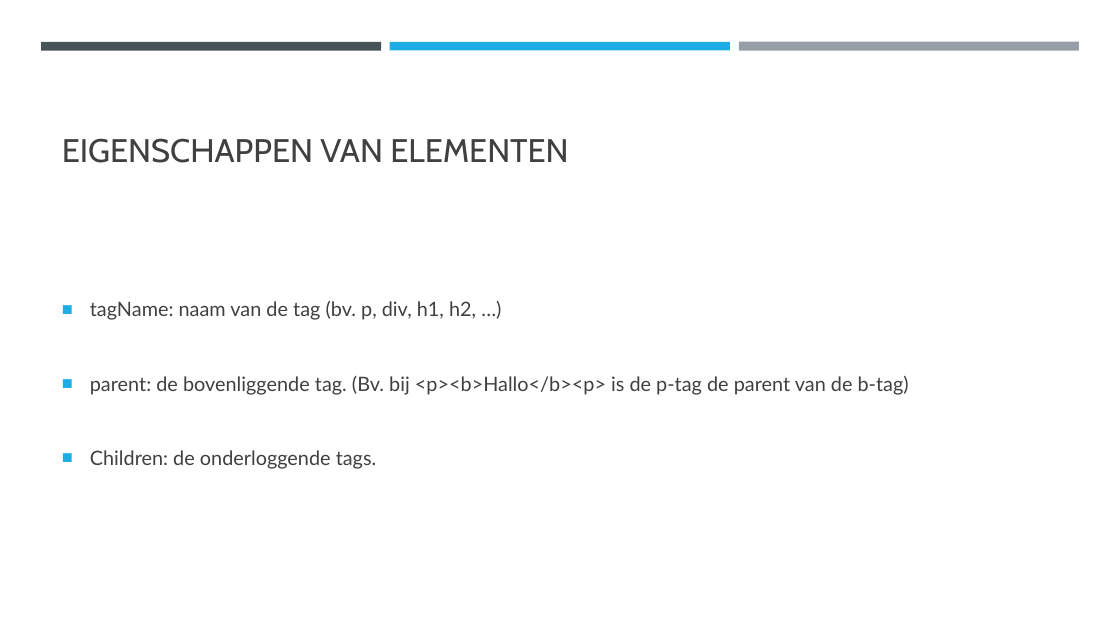
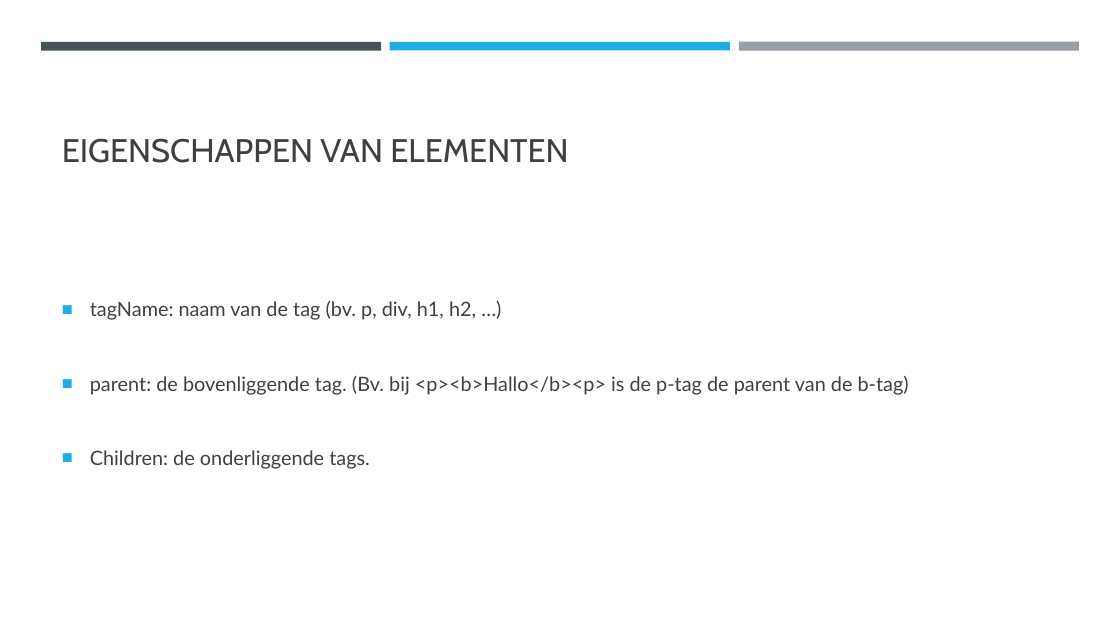
Before and after one commit to DhrLeroy/Webdesign, a slide deck: slide 51 of Webdesign.pptx (slide 41 before the commit). Drawn at 1120x630 pixels with LibreOffice and Linux fonts; fonts in the diff are those of the drawing. Boxes give left, top, right and bottom in pixels: in the first picture for what was removed or moved away, otherwise in the second. Text is boxed around its words. In the diff, an @@ line names an element or a change of style, - is before the commit and + after.

```diff
--- a/Webdesign.pptx
+++ b/Webdesign.pptx
@@ text at box(90, 450, 370, 469): text changed @@
-■ Children: de onderloggende tags.
+■ Children: de onderliggende tags.
```
Also in this commit, not shown: 7 other slides changed, 11 slides added, 4 other files.
